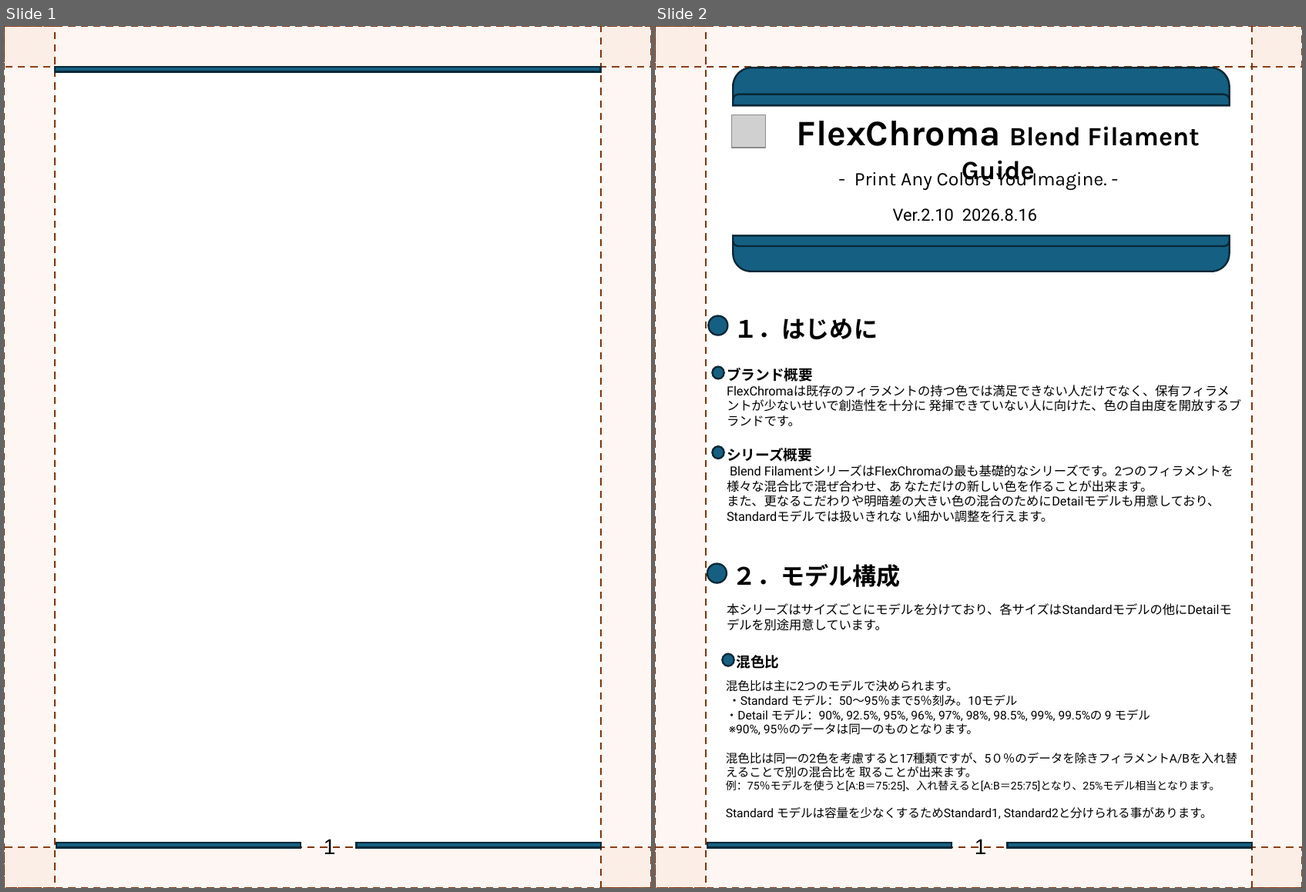
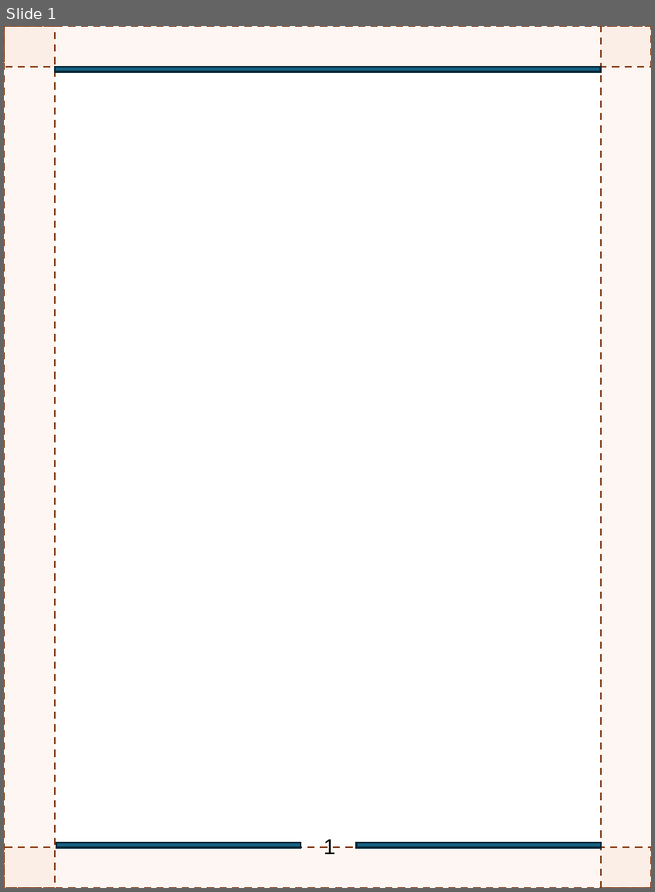
Before and after one commit to FlexChromaHQ/FlexChroma, a slide deck: Documents/Original/FlexChroma_Blend_Filament_EN.pptx. Shown side by side, each under a label of ours: slides 1 and 2 before the commit, slide 1 after it. The pictures are 1306x892 and 655x892 pixels, drawn with LibreOffice and Linux fonts; fonts in the diff are those of the drawing; grey boxes stand for pictures. Boxes give left, top, right and bottom in pixels: in the first picture for what was removed or moved away, otherwise in the second. Text is boxed around its words. In the diff, an @@ line names an element or a change of style, - is before the commit and + after.

Commit message:
Update Blend fialment guide En

```diff
--- a/Documents/Original/FlexChroma_Blend_Filament_EN.pptx
+++ b/Documents/Original/FlexChroma_Blend_Filament_EN.pptx
@@ slide 2 removed at (x1=655, y1=26, x2=1302, y2=888), background #FFFFFF @@
@@ rectangle removed at (x1=658, y1=26, x2=1302, y2=888) @@
@@ group removed at (x1=655, y1=26, x2=1302, y2=888): 4 rectangles @@
@@ round same rect removed at (x1=733, y1=68, x2=1229, y2=105) @@
@@ round same rect removed at (x1=733, y1=94, x2=1229, y2=105) @@
@@ picture removed at (x1=732, y1=115, x2=765, y2=148) @@
@@ text removed at (x1=797, y1=121, x2=1199, y2=186) @@
-FlexChroma Blend Filament Guide
@@ text removed at (x1=854, y1=168, x2=1106, y2=190) @@
-- Print Any Colors You Imagine. -
@@ text removed at (x1=893, y1=208, x2=1037, y2=222) @@
-Ver.2.10 2026.8.16
@@ round same rect removed at (x1=733, y1=235, x2=1229, y2=271) @@
@@ round same rect removed at (x1=733, y1=235, x2=1229, y2=246) @@
@@ ellipse removed at (x1=708, y1=316, x2=727, y2=335) @@
@@ text removed at (x1=734, y1=319, x2=878, y2=340) @@
-１．はじめに
@@ ellipse removed at (x1=712, y1=366, x2=724, y2=379) @@
@@ text removed at (x1=727, y1=368, x2=1241, y2=426) @@
-ブランド概要
-FlexChromaは既存のフィラメントの持つ色では満足できない人だけでなく、保有フィラメントが少ないせいで創造性を十分に 発揮できていない人に向けた、色の自由度を開放するブランドです。
@@ ellipse removed at (x1=712, y1=447, x2=724, y2=459) @@
@@ text removed at (x1=727, y1=448, x2=1233, y2=523) @@
-シリーズ概要
-Blend FilamentシリーズはFlexChromaの最も基礎的なシリーズです。2つのフィラメントを様々な混合比で混ぜ合わせ、あ なただけの新しい色を作ることが出来ます。
-また、更なるこだわりや明暗差の大きい色の混合のためにDetailモデルも用意しており、Standardモデルでは扱いきれな い細かい調整を行えます。
@@ ellipse removed at (x1=707, y1=564, x2=727, y2=583) @@
@@ text removed at (x1=733, y1=564, x2=901, y2=587) @@
-２．モデル構成
@@ text removed at (x1=727, y1=604, x2=1232, y2=631) @@
-本シリーズはサイズごとにモデルを分けており、各サイズはStandardモデルの他にDetailモデルを別途用意しています。
@@ ellipse removed at (x1=722, y1=654, x2=734, y2=666) @@
@@ text removed at (x1=737, y1=655, x2=780, y2=669) @@
-混色比
@@ text removed at (x1=726, y1=680, x2=1237, y2=819) @@
-混色比は主に2つのモデルで決められます。
-・Standard モデル：50～95％まで5％刻み。10モデル
-・Detail モデル：90%, 92.5%, 95%, 96%, 97%, 98%, 98.5%, 99%, 99.5%の 9 モデル
-※90%, 95％のデータは同一のものとなります。
-混色比は同一の2色を考慮すると17種類ですが、5０％のデータを除きフィラメントA/Bを入れ替えることで別の混合比を 取ることが出来ます。
-例：75％モデルを使うと[A:B＝75:25]、入れ替えると[A:B＝25:75]となり、25%モデル相当となります。
-Standard モデルは容量を少なくするためStandard1, Standard2と分けられる事があります。
@@ rectangle removed at (x1=707, y1=843, x2=951, y2=848) @@
@@ text removed at (x1=975, y1=839, x2=987, y2=855) @@
-1
@@ rectangle removed at (x1=1007, y1=843, x2=1251, y2=848) @@
```
Also in this commit, not shown: 5 slides changed, 7 slides added, 6 other slides removed, 3 other files.
